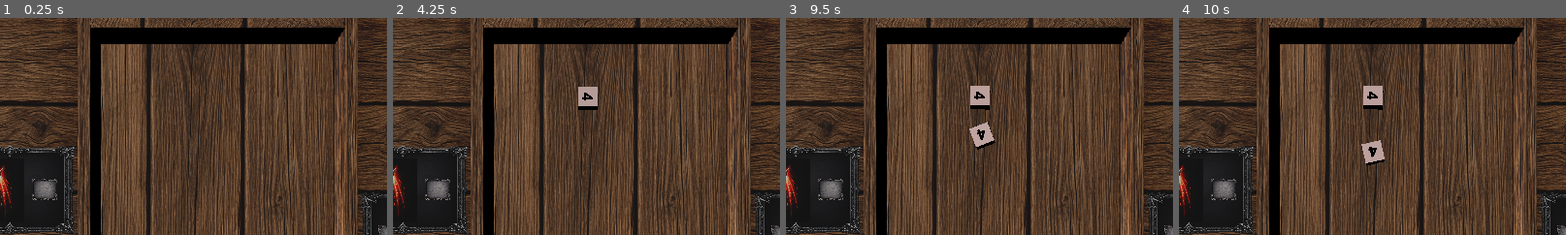
Above: before the commit, frames 1-4 (left to right).
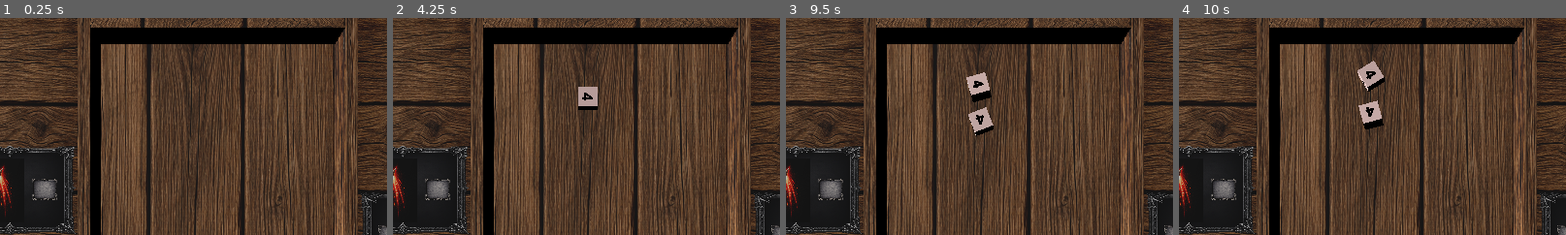
Above: after the commit, the same moments.

Repository: olegbogai-web/dicegame
Game: Godot game, scene res://scenes/battle_table.tscn
The game is run twice, just before and just after one commit, with the same random seed, the same clock (stepped at 60 frames per second) and the same inputs.
Inputs (mouse positions are % of the whole screen's width and height, from its top left):
- Up to frame 1 (0.25 s): no input
- Up to frame 2 (4.25 s): click "Бросить куб" at 0.5 s; click "Бросить куб" at 1.25 s; click "Бросить куб" at 2 s; move the mouse to (72, 45) at 2.77 s; click (72, 45) at 2.92 s; drag from (30, 55) to (45, 70) at 3.52 s
- Up to frame 3 (9.5 s): move the mouse to (60, 28) at 4.27 s; click (60, 28) at 4.42 s; tap Enter at 5 s; drag from (45, 70) to (20, 35) at 5.02 s; move the mouse to (80, 65) at 5.77 s; click (80, 65) at 5.92 s; drag from (20, 35) to (35, 25) at 6.52 s; move the mouse to (55, 50) at 7.27 s; click (55, 50) at 7.42 s; tap Space at 8 s; drag from (35, 25) to (30, 55) at 8.02 s; move the mouse to (72, 45) at 8.77 s; click (72, 45) at 8.92 s
- Up to frame 4 (10 s): drag from (30, 55) to (45, 70) at 9.52 s
The pictures show only the part of the screen within x 22-72%, y 0-50%; the shares and areas given below are measured in that part.

Frames 1-2 are identical in both runs. In frame 3, 1.4% of the frame differs, in the area x 46-55%, y 25-61%; in frame 4, 2.0%, in the area x 46-54%, y 19-68%.

Commit message:
Revert "Lock dice rotation after coming to rest"

Diff:
--- a/content/dice/dice.gd
+++ b/content/dice/dice.gd
@@ -64,7 +64,7 @@
 	_definition_binding.bind(definition)
 	_sync_runtime()
 	input_ray_pickable = true
-	set_physics_process(true)
+	set_physics_process(false)
 
 
 func _exit_tree() -> void:
@@ -99,7 +99,6 @@
 
 func _physics_process(_delta: float) -> void:
 	_setup_components()
-	_physics_runtime.physics_process(self)
 	_drag_controller.physics_process(self)
 
 
--- a/content/dice/runtime/dice_drag_controller.gd
+++ b/content/dice/runtime/dice_drag_controller.gd
@@ -6,8 +6,6 @@
 var _drag_plane_height := 0.0
 var _default_gravity_scale := 1.0
 var _drag_body_offset := Vector3.ZERO
-var _was_frozen_before_drag := false
-var _previous_freeze_mode := RigidBody3D.FREEZE_MODE_STATIC
 
 
 func handle_input_event(
@@ -43,14 +41,13 @@
 		return
 
 	_is_dragging = false
-	dice.freeze_mode = _previous_freeze_mode
-	dice.freeze = _was_frozen_before_drag
+	dice.set_physics_process(false)
+	dice.freeze = false
 	dice.gravity_scale = _default_gravity_scale
 	dice.linear_velocity = Vector3.ZERO
 	dice.angular_velocity = Vector3.ZERO
 	_drag_camera = null
 	_drag_body_offset = Vector3.ZERO
-	_was_frozen_before_drag = false
 
 
 func _start_dragging(dice: RigidBody3D, camera: Camera3D, hit_position: Vector3, drag_lift_height: float) -> void:
@@ -61,14 +58,13 @@
 	_drag_plane_height = hit_position.y + drag_lift_height
 	_drag_body_offset = dice.global_position - hit_position
 	_default_gravity_scale = dice.gravity_scale
-	_was_frozen_before_drag = dice.freeze
-	_previous_freeze_mode = dice.freeze_mode
 	dice.freeze_mode = RigidBody3D.FREEZE_MODE_KINEMATIC
 	dice.freeze = true
 	dice.linear_velocity = Vector3.ZERO
 	dice.angular_velocity = Vector3.ZERO
 	dice.gravity_scale = 0.0
 	_is_dragging = true
+	dice.set_physics_process(true)
 	_update_drag_position(dice)
 
 
--- a/content/dice/runtime/dice_physics_runtime.gd
+++ b/content/dice/runtime/dice_physics_runtime.gd
@@ -1,11 +1,5 @@
 extends RefCounted
 class_name DicePhysicsRuntime
-
-const LINEAR_REST_THRESHOLD_SQUARED := 0.0004
-const ANGULAR_REST_THRESHOLD_SQUARED := 0.0004
-
-var _has_been_in_motion := false
-var _is_locked_at_rest := false
 
 
 func apply_defaults(
@@ -17,31 +11,12 @@
 ) -> void:
 	dice.linear_damp = linear_damp
 	dice.angular_damp = angular_damp
-	dice.can_sleep = true
 
 	if dice.physics_material_override == null:
 		dice.physics_material_override = PhysicsMaterial.new()
 
 	dice.physics_material_override.friction = friction
 	dice.physics_material_override.bounce = bounce
-
-
-func physics_process(dice: RigidBody3D) -> void:
-	if _is_locked_at_rest:
-		return
-
-	if dice.freeze:
-		return
-
-	if _is_moving(dice):
-		_has_been_in_motion = true
-		return
-
-	if not _has_been_in_motion:
-		return
-
-	if dice.sleeping or _is_nearly_still(dice):
-		_lock_at_rest(dice)
 
 
 func refresh_collision_shape(
@@ -59,20 +34,3 @@
 	var box_shape := BoxShape3D.new()
 	box_shape.size = definition.get_resolved_size() * extra_size_multiplier
 	node_graph.collision_shape.shape = box_shape
-
-
-func _is_moving(dice: RigidBody3D) -> bool:
-	return dice.linear_velocity.length_squared() > LINEAR_REST_THRESHOLD_SQUARED \
-		or dice.angular_velocity.length_squared() > ANGULAR_REST_THRESHOLD_SQUARED
-
-
-func _is_nearly_still(dice: RigidBody3D) -> bool:
-	return not _is_moving(dice)
-
-
-func _lock_at_rest(dice: RigidBody3D) -> void:
-	_is_locked_at_rest = true
-	dice.linear_velocity = Vector3.ZERO
-	dice.angular_velocity = Vector3.ZERO
-	dice.freeze_mode = RigidBody3D.FREEZE_MODE_STATIC
-	dice.freeze = true
